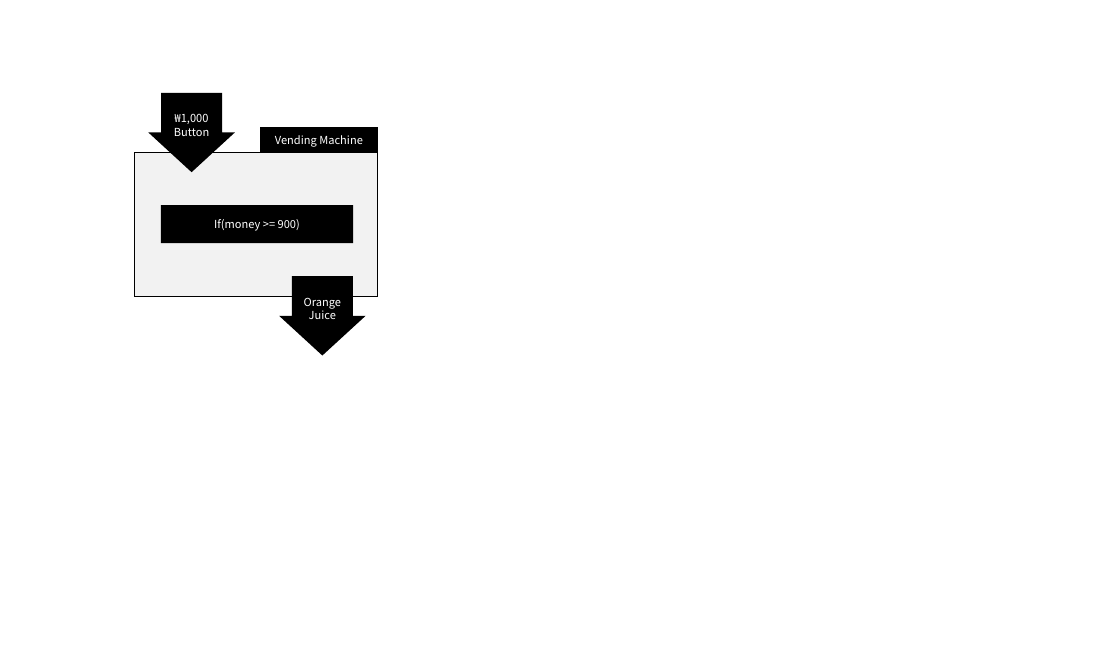
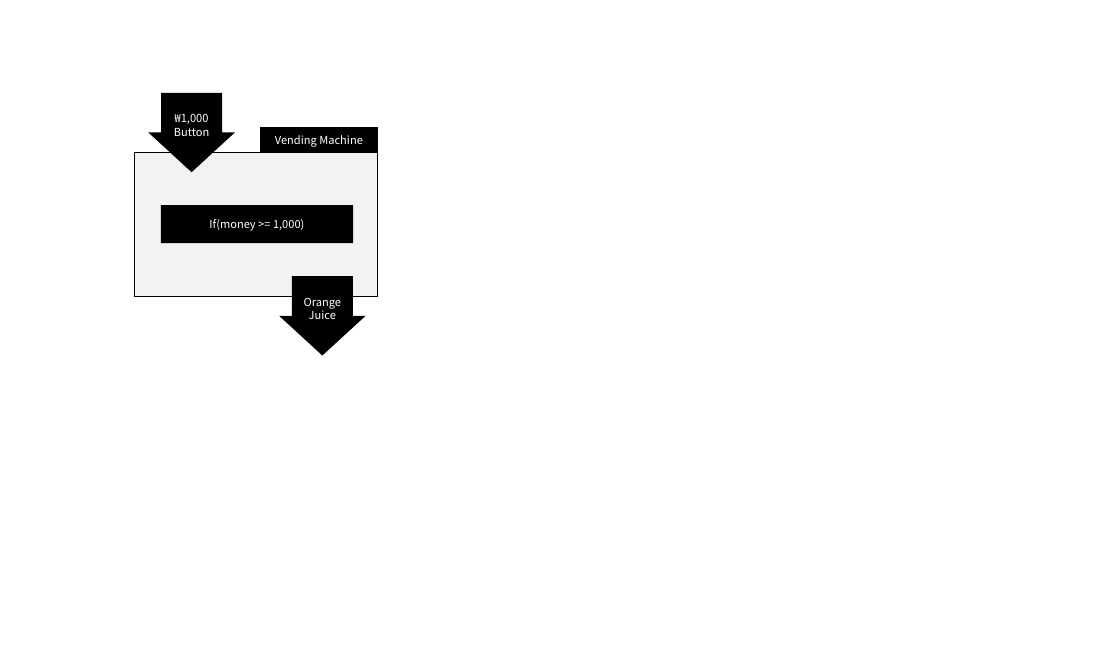
Before and after one commit to africalib/books, a slide deck: slide 1 of assets/pptx/diagrams.pptx. Drawn at 1120x672 pixels with LibreOffice and Linux fonts; fonts in the diff are those of the drawing. Boxes give left, top, right and bottom in pixels: in the first picture for what was removed or moved away, otherwise in the second. Text is boxed around its words. In the diff, an @@ line names an element or a change of style, - is before the commit and + after.

```diff
--- a/assets/pptx/diagrams.pptx
+++ b/assets/pptx/diagrams.pptx
@@ text in rectangle at <box>209,219,304,231</box>: text changed @@
-If(money >= 900)
+If(money >= 1,000)
```
Also in this commit, not shown: 12 other files.
